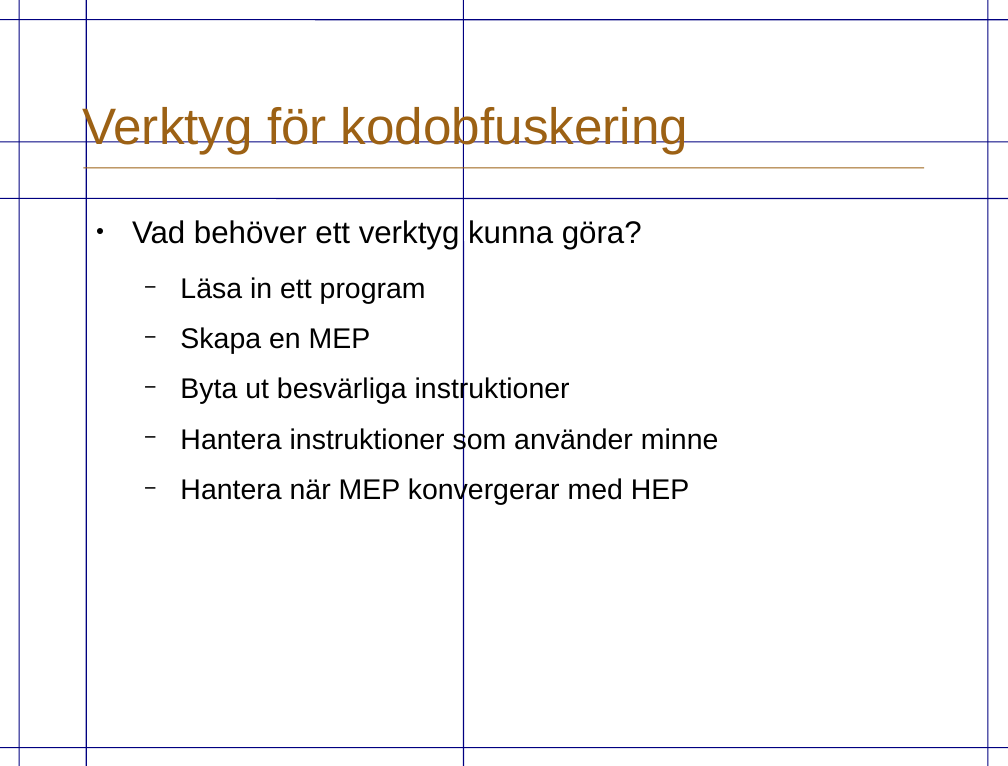
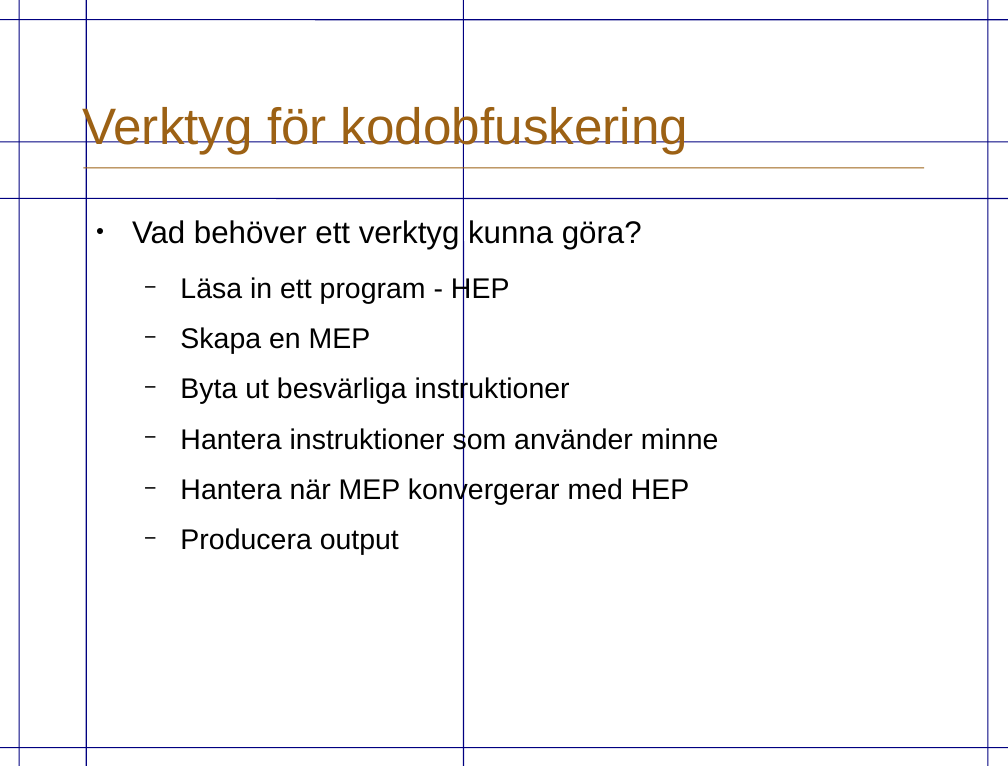
Before and after one commit to eriknylander/exjobb, a slide deck: slide 17 of Presentation/ExjobbPresentation.odp (slide 14 before the commit). Drawn at 1008x766 pixels with LibreOffice and Linux fonts; fonts in the diff are those of the drawing; background and template pictures are left out. Boxes give left, top, right and bottom in pixels: in the first picture for what was removed or moved away, otherwise in the second. Text is boxed around its words. In the diff, an @@ line names an element or a change of style, - is before the commit and + after.

```diff
--- a/Presentation/ExjobbPresentation.odp
+++ b/Presentation/ExjobbPresentation.odp
@@ text at bbox=[180, 275, 510, 303]: text changed @@
-  − Läsa in ett program
+  − Läsa in ett program - HEP
@@ text at bbox=[180, 528, 399, 555]: paragraph added @@
+  − Producera output
```
Also in this commit, not shown: 4 other slides changed, 12 slides added, 8 slides removed, 1 other file.
